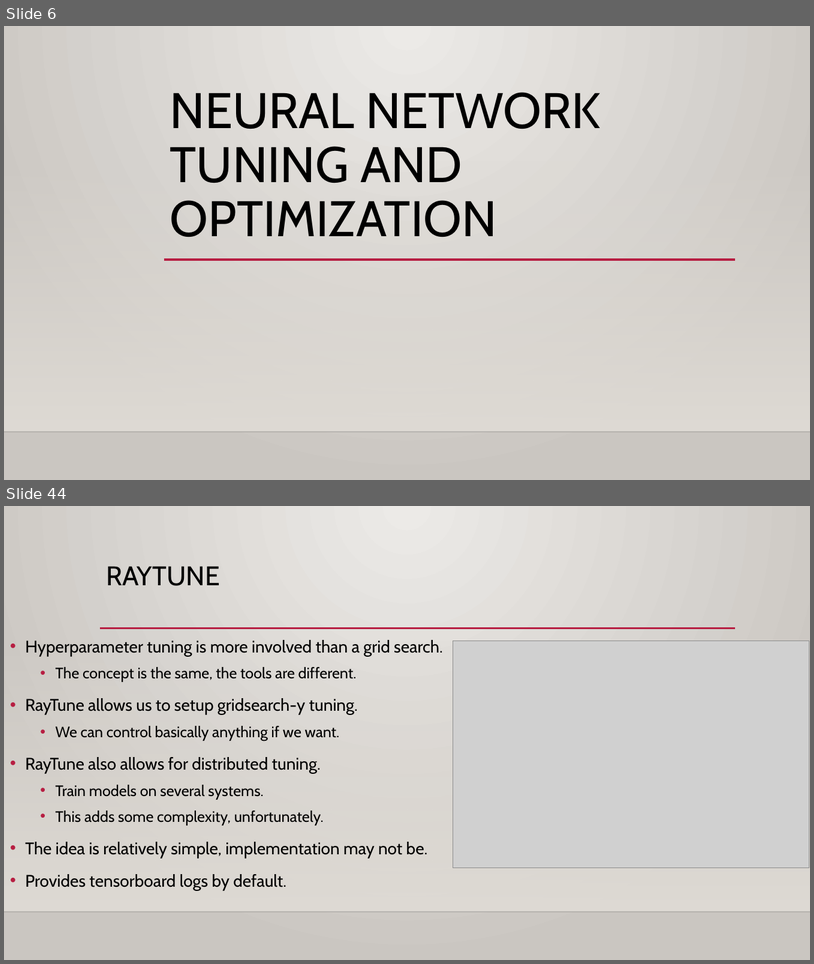
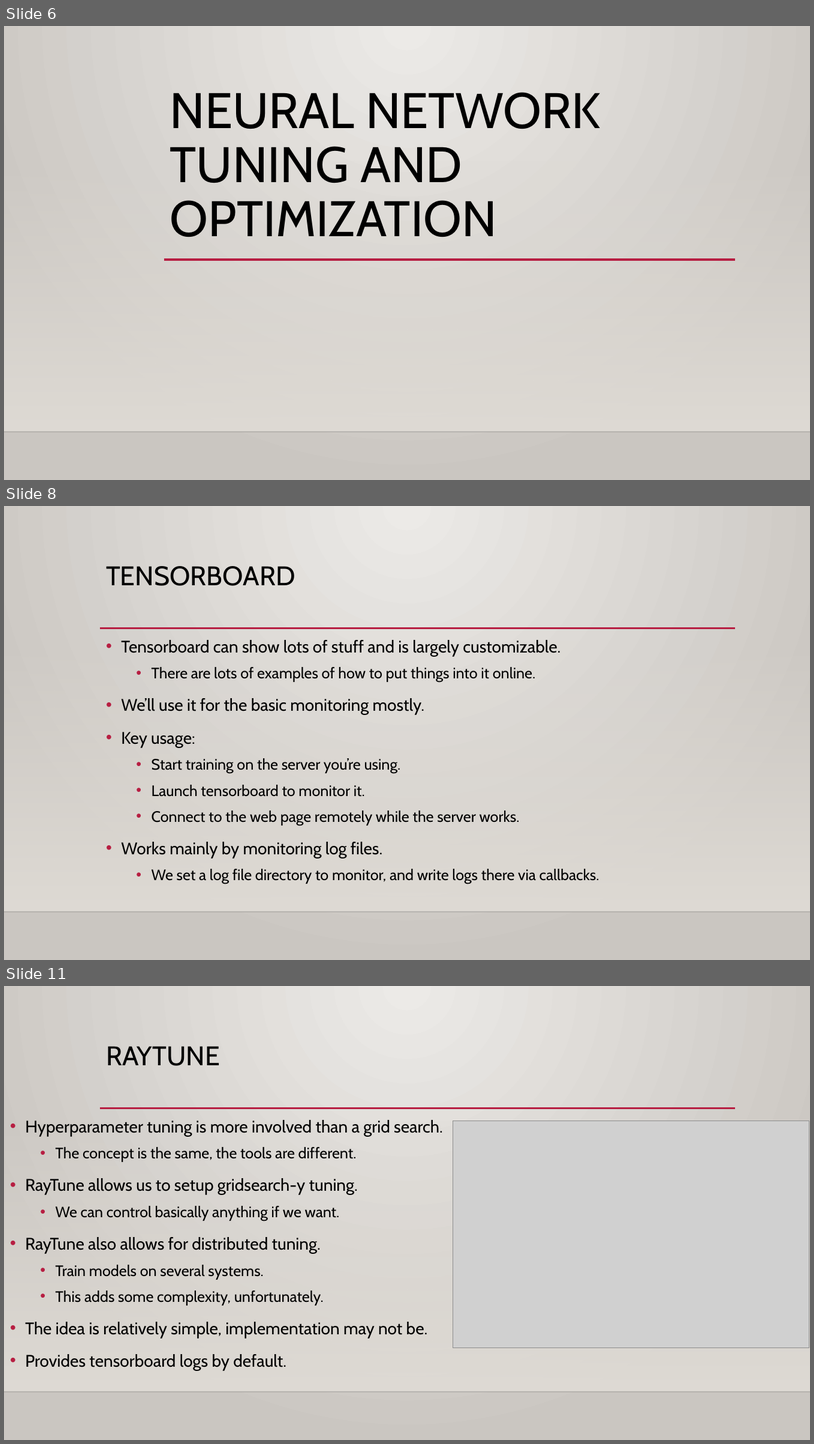
Before and after one commit to AkeemSemperDataScience/Intro_to_Machine_Learning_Students, a slide deck: reference_content/Slides/pytorch_optimization.pptx. Shown one above the other, each under a label of ours: slides 6 and 44 before the commit, slides 6, 8 and 11 after it; the slides between them are not shown. The pictures are 814x964 and 814x1444 pixels, drawn with LibreOffice and Linux fonts; fonts in the diff are those of the drawing; grey boxes stand for pictures; background and template pictures are left out. Boxes give left, top, right and bottom in pixels: in the first picture for what was removed or moved away, otherwise in the second. Text is boxed around its words. In the diff, an @@ line names an element or a change of style, - is before the commit and + after.

```diff
--- a/reference_content/Slides/pytorch_optimization.pptx
+++ b/reference_content/Slides/pytorch_optimization.pptx
@@ slide 8 added at (x1=4, y1=506, x2=810, y2=960), background gradient #ECEAE7 to #CAC7C1; not listed: 3 template elements that a slide beside it also shows @@
@@ title added at (x1=106, y1=566, x2=296, y2=586), 32 pt, text #000000 @@
+TENSORBOARD
@@ text added at (x1=121, y1=640, x2=600, y2=884), 18 pt, text #000000 @@
+• Tensorboard can show lots of stuff and is largely customizable.
+  • There are lots of examples of how to put things into it online.
+• We’ll use it for the basic monitoring mostly.
+• Key usage:
+  • Start training on the server you’re using.
+  • Launch tensorboard to monitor it.
+  • Connect to the web page remotely while the server works.
+• Works mainly by monitoring log files.
+  • We set a log file directory to monitor, and write logs there via callbacks.
@@ what was slide 44 is now slide 11 @@
```
Also in this commit, not shown: 2 slides changed, 4 other slides added, 1 slide removed, 1 other file.
